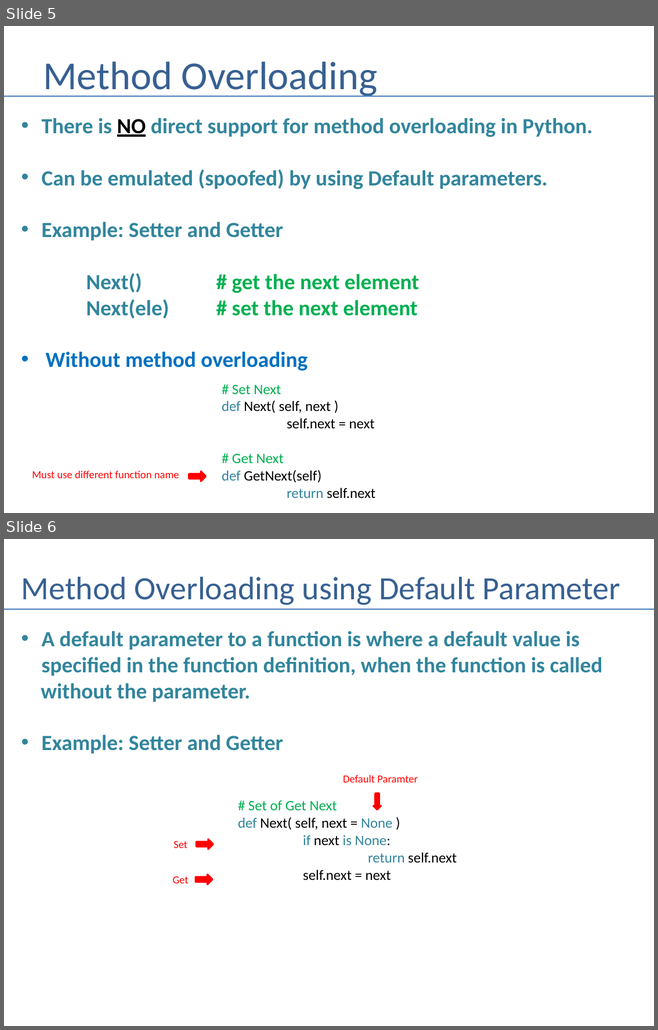
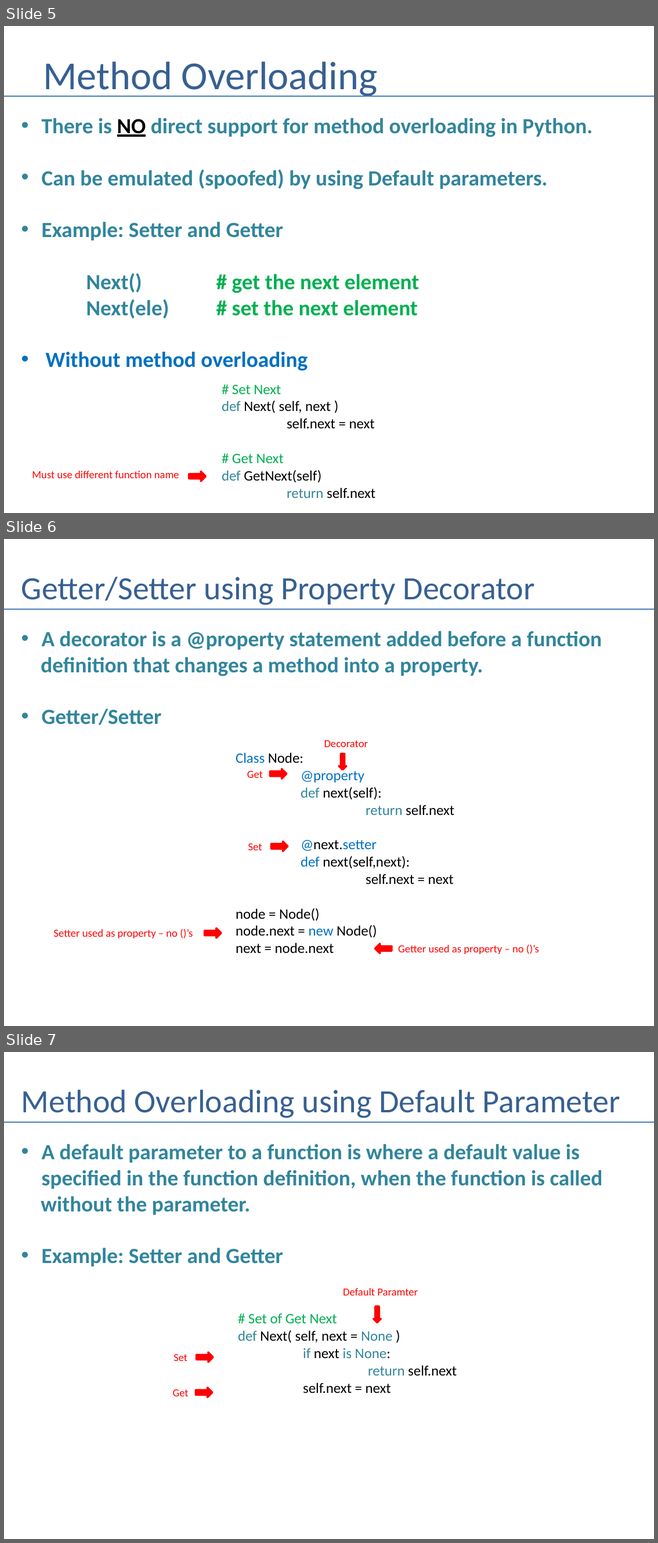
Before and after one commit to andrewferlitsch/Portland-Data-Science-Group, a slide deck: Presentations/Python - OOP.pptx. Shown one above the other, each under a label of ours: slides 5 and 6 before the commit, slides 5, 6 and 7 after it. The pictures are 658x1030 and 658x1543 pixels, drawn with LibreOffice and Linux fonts; fonts in the diff are those of the drawing. Boxes give left, top, right and bottom in pixels: in the first picture for what was removed or moved away, otherwise in the second. Text is boxed around its words. In the diff, an @@ line names an element or a change of style, - is before the commit and + after.

Commit message:
add decorator

```diff
--- a/Presentations/Python - OOP.pptx
+++ b/Presentations/Python - OOP.pptx
@@ slide 6 added at (x1=4, y1=539, x2=654, y2=1026), background #FFFFFF @@
@@ title added at (x1=21, y1=577, x2=535, y2=605), 36 pt, text #376092 @@
+Getter/Setter using Property Decorator
@@ line added from (4, 609) to (654, 609), #4B7EBC 1.5 pt @@
@@ text added at (x1=41, y1=631, x2=601, y2=725), 24 pt, text #31859C, bold @@
+• A decorator is a @property statement added before a function
+definition that changes a method into a property.
+• Getter/Setter
@@ text added at (x1=324, y1=740, x2=368, y2=747), 12 pt, text #FF0000 @@
+Decorator
@@ text added at (x1=235, y1=752, x2=454, y2=953), 16 pt, text #000000 @@
+Class Node:
+@property
+def next(self):
+return self.next
+@next.setter
+def next(self,next):
+self.next = next
+node = Node()
+node.next = new Node()
+next = node.next
@@ down arrow added at (x1=339, y1=754, x2=346, y2=770), fill #FF0000, outline #FF0000 2 pt @@
@@ text added at (x1=247, y1=771, x2=263, y2=778), 12 pt, text #FF0000 @@
+Get
@@ right arrow added at (x1=270, y1=769, x2=286, y2=779), fill #FF0000, outline #FF0000 2 pt @@
@@ text added at (x1=248, y1=843, x2=262, y2=850), 12 pt, text #FF0000 @@
+Set
@@ right arrow added at (x1=271, y1=842, x2=288, y2=852), fill #FF0000, outline #FF0000 2 pt @@
@@ text added at (x1=54, y1=929, x2=192, y2=939), 12 pt, text #FF0000 @@
+Setter used as property – no ()’s
@@ right arrow added at (x1=204, y1=928, x2=221, y2=938), fill #FF0000, outline #FF0000 2 pt @@
@@ right arrow added at (x1=375, y1=944, x2=392, y2=954), fill #FF0000, outline #FF0000 2 pt @@
@@ text added at (x1=398, y1=944, x2=539, y2=954), 12 pt, text #FF0000 @@
+Getter used as property – no ()’s
@@ what was slide 6 is now slide 7 @@
```
